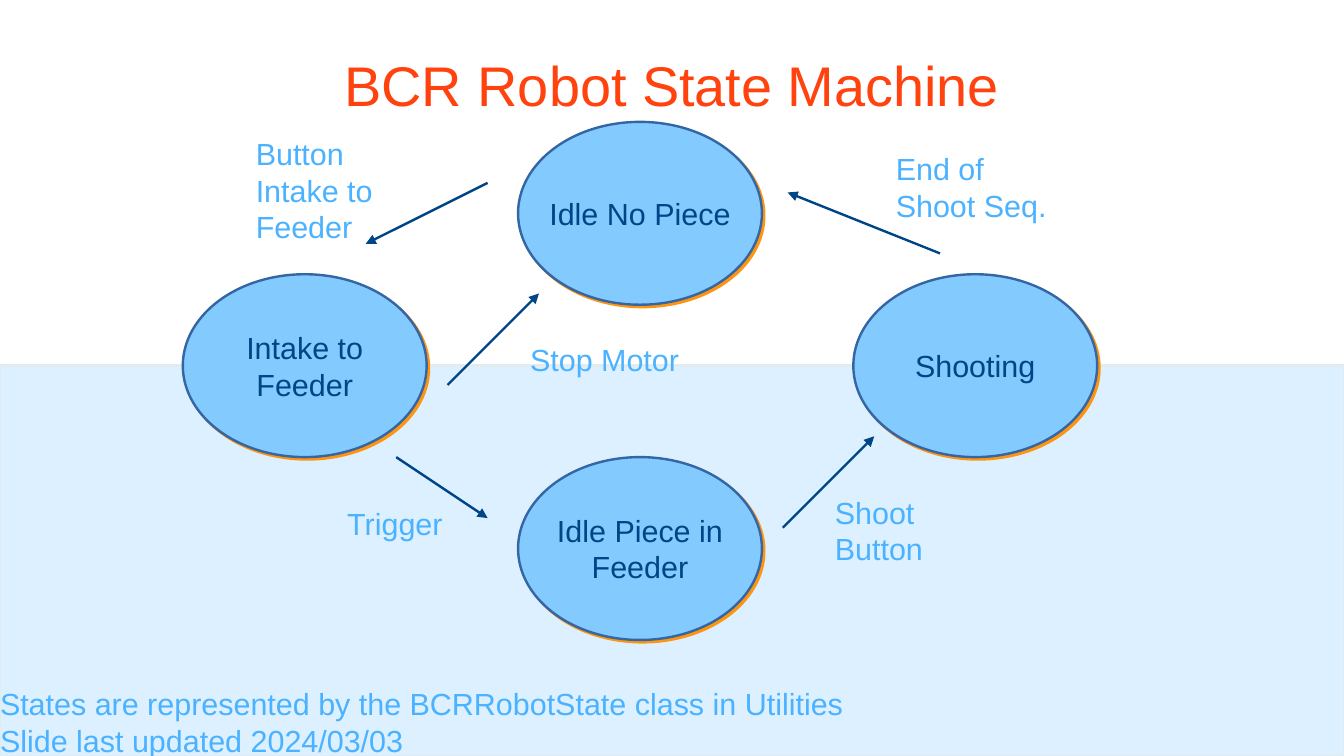
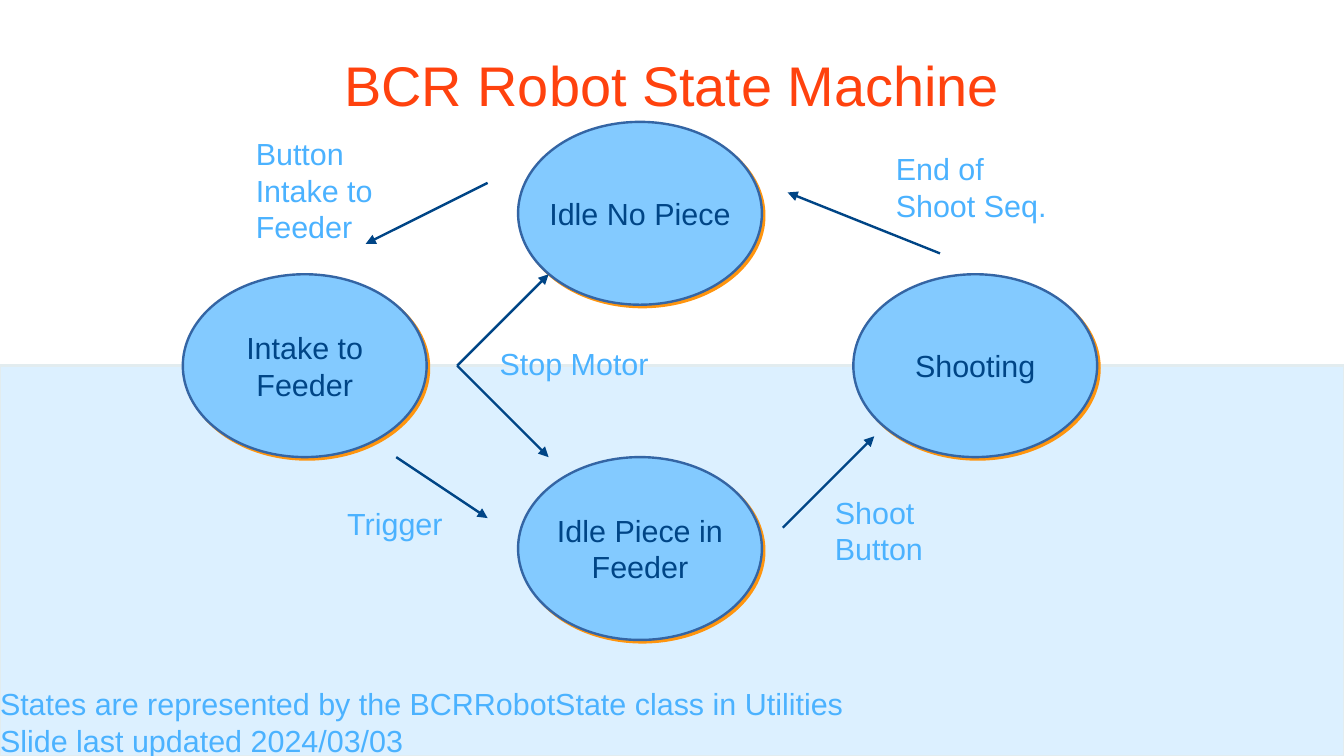
Before and after one commit to team294/FRC2024, a slide deck: slide 1 of BCRRobotStateMachine.odp. Drawn at 1344x756 pixels with LibreOffice and Linux fonts; fonts in the diff are those of the drawing. Boxes give left, top, right and bottom in pixels: in the first picture for what was removed or moved away, otherwise in the second. Text is boxed around its words. In the diff, an @@ line names an element or a change of style, - is before the commit and + after.

```diff
--- a/BCRRobotStateMachine.odp
+++ b/BCRRobotStateMachine.odp
@@ arrow moved from (448, 385) - (539, 294) to (457, 366) - (549, 274) @@
@@ text "Stop Motor": place and size @@
-text "Stop Motor" at [530,350,679,377]
+text "Stop Motor" at [500,354,649,381]
@@ arrow added from (457, 366) to (549, 457), #004586 1.42 pt @@
```
Also in this commit, not shown: 3 other files.
